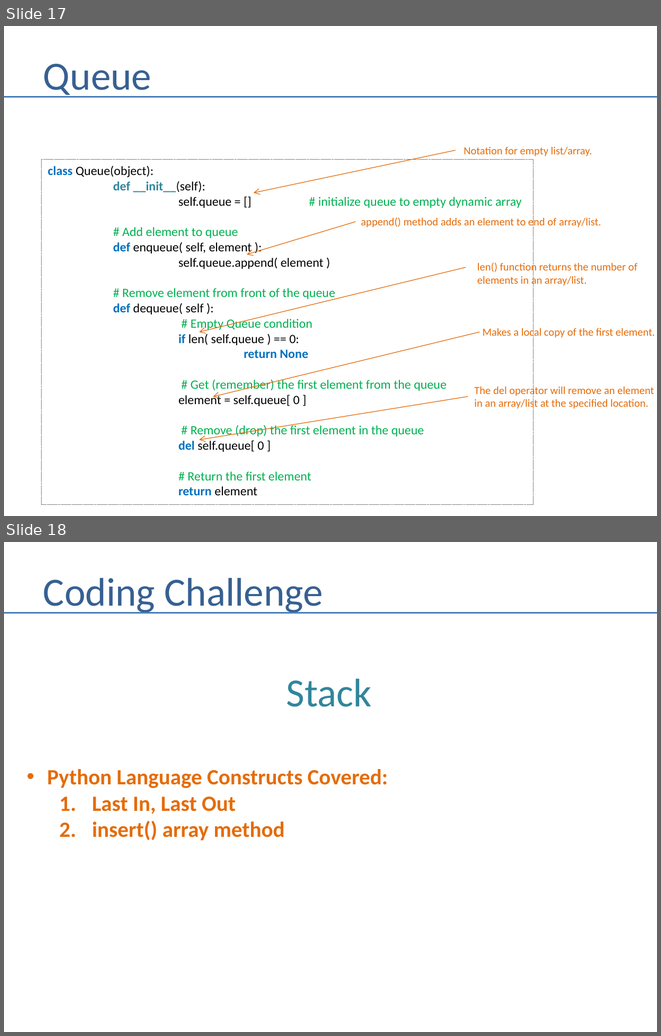
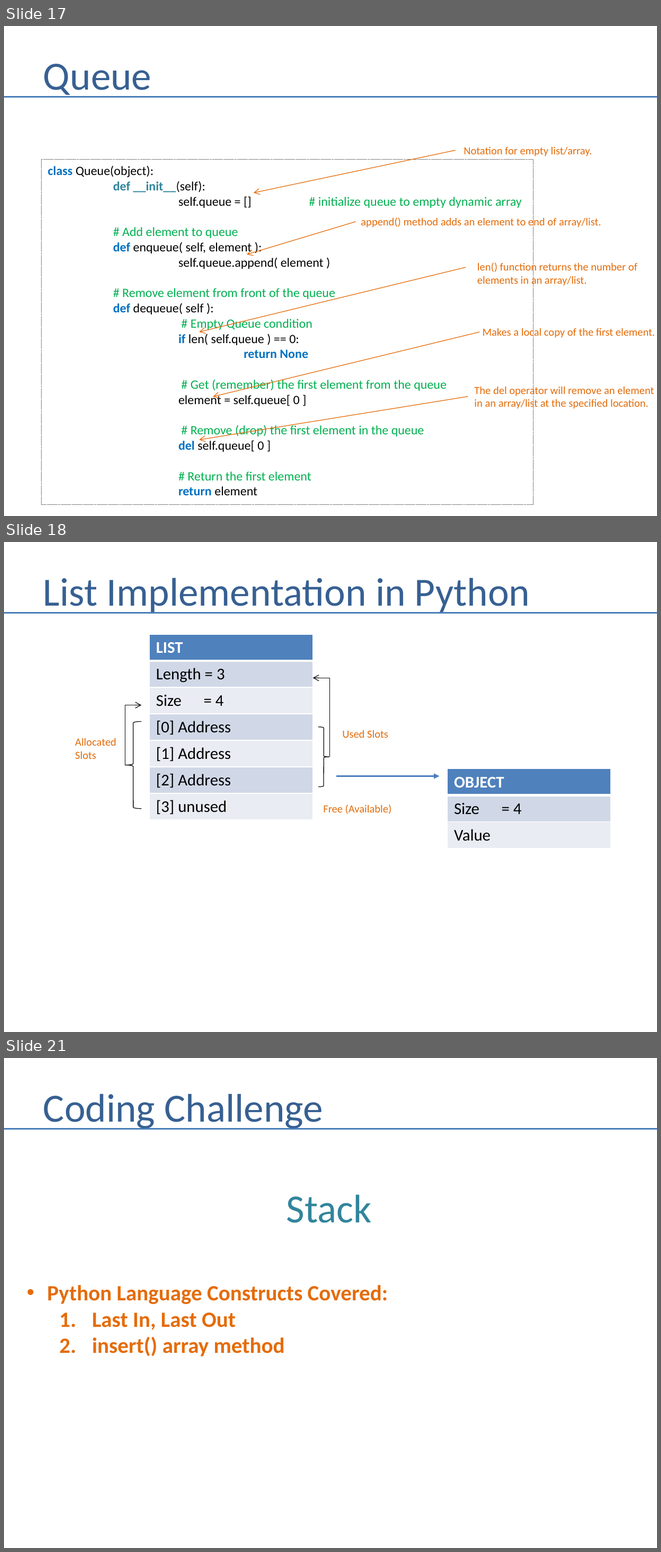
Before and after one commit to andrewferlitsch/Portland-Data-Science-Group, a slide deck: Presentations/Whiteboarding.pptx. Shown one above the other, each under a label of ours: slides 17 and 18 before the commit, slides 17, 18 and 21 after it; the slides between them are not shown. The pictures are 661x1036 and 661x1552 pixels, drawn with LibreOffice and Linux fonts; fonts in the diff are those of the drawing. Boxes give left, top, right and bottom in pixels: in the first picture for what was removed or moved away, otherwise in the second. Text is boxed around its words. In the diff, an @@ line names an element or a change of style, - is before the commit and + after.

```diff
--- a/Presentations/Whiteboarding.pptx
+++ b/Presentations/Whiteboarding.pptx
@@ slide 18 added at box(4, 542, 657, 1032), background #FFFFFF @@
@@ title added at box(43, 578, 530, 614), 44 pt, text #376092 @@
+List Implementation in Python
@@ line added from (4, 612) to (657, 612), #4B7EBC 1.5 pt @@
@@ table added at box(150, 634, 313, 820), 7 rows, 1 columns @@
+LIST
+Length = 3
+Size = 4
+[0] Address
+[1] Address
+[2] Address
+[3] unused
@@ arrow added from (330, 678) to (313, 678), #0D0D0D 0.75 pt @@
@@ line added from (330, 757) to (330, 678), #000000 0.75 pt @@
@@ line added from (125, 765) to (125, 705), #000000 0.75 pt @@
@@ arrow added from (125, 705) to (141, 705), #0D0D0D 0.75 pt @@
@@ left brace added at box(125, 722, 141, 809), outline #0D0D0D 0.75 pt @@
@@ left brace added at box(318, 727, 329, 787), outline #0D0D0D 0.75 pt @@
@@ text added at box(342, 730, 388, 738), 12 pt, text #E46C0A @@
+Used Slots
@@ text added at box(75, 738, 116, 759), 12 pt, text #E46C0A @@
+Allocated
+Slots
@@ arrow added from (336, 776) to (440, 776), #4B7EBC 2 pt @@
@@ table added at box(448, 769, 611, 848), 3 rows, 1 columns @@
+OBJECT
+Size = 4
+Value
@@ text added at box(323, 804, 392, 814), 12 pt, text #E46C0A @@
+Free (Available)
@@ what was slide 18 is now slide 21 @@
```
Also in this commit, not shown: 1 slide changed, 2 other slides added.
